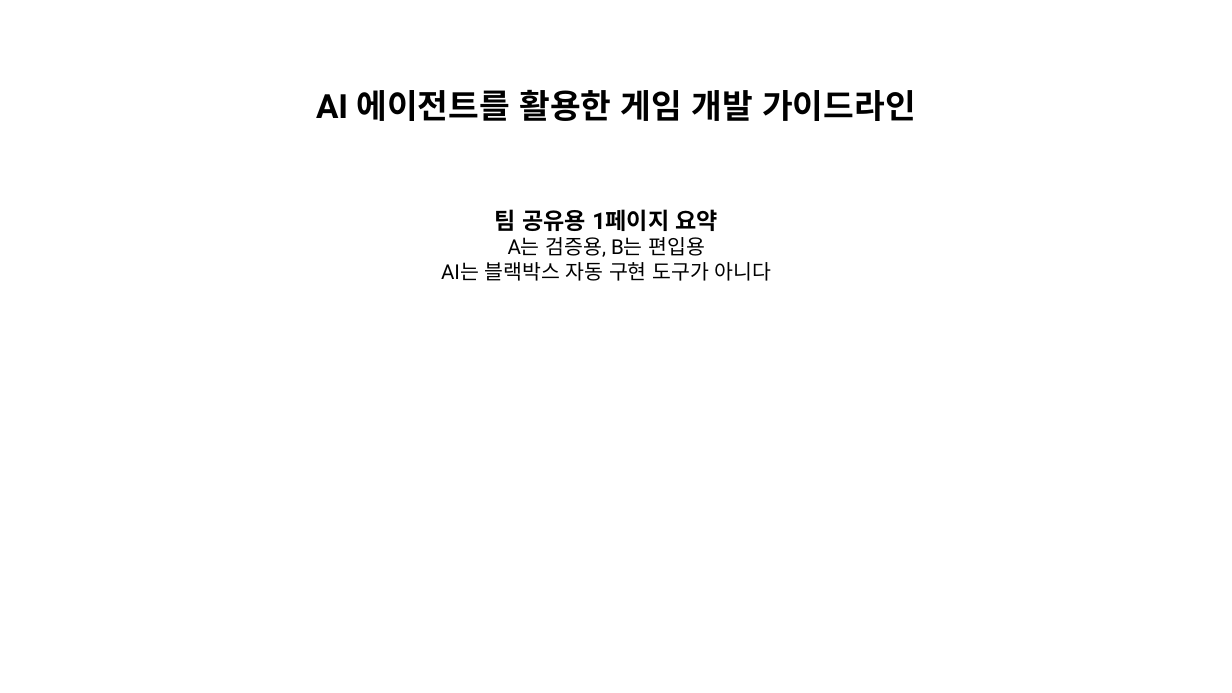
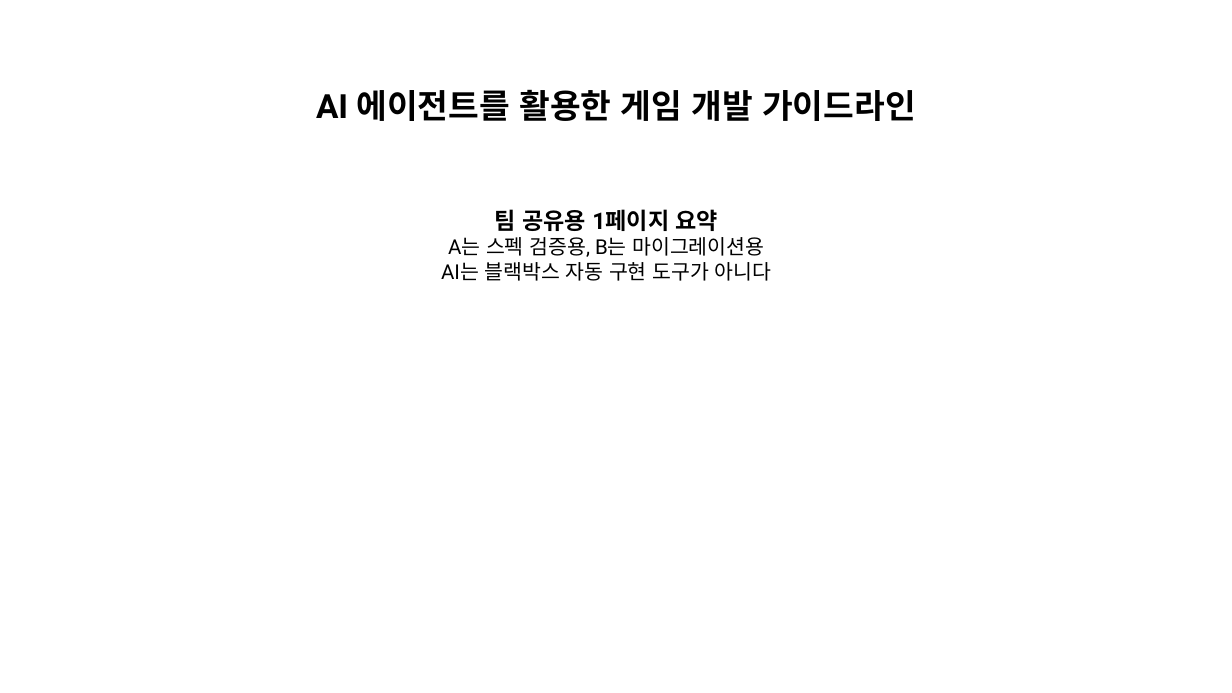
Before and after one commit to naming-sense/wildpaw-arena, a slide deck: slide 1 of docs/ai-agent-game-dev-guidelines-team-one-page.pptx. Drawn at 1232x693 pixels with LibreOffice and Linux fonts; fonts in the diff are those of the drawing. Boxes give left, top, right and bottom in pixels: in the first picture for what was removed or moved away, otherwise in the second. Text is boxed around its words. In the diff, an @@ line names an element or a change of style, - is before the commit and + after.

```diff
--- a/docs/ai-agent-game-dev-guidelines-team-one-page.pptx
+++ b/docs/ai-agent-game-dev-guidelines-team-one-page.pptx
@@ text at bbox=[448, 237, 764, 257]: text changed @@
-A는 검증용, B는 편입용
+A는 스펙 검증용, B는 마이그레이션용
```
Also in this commit, not shown: 1 other slide changed, 4 other files.
